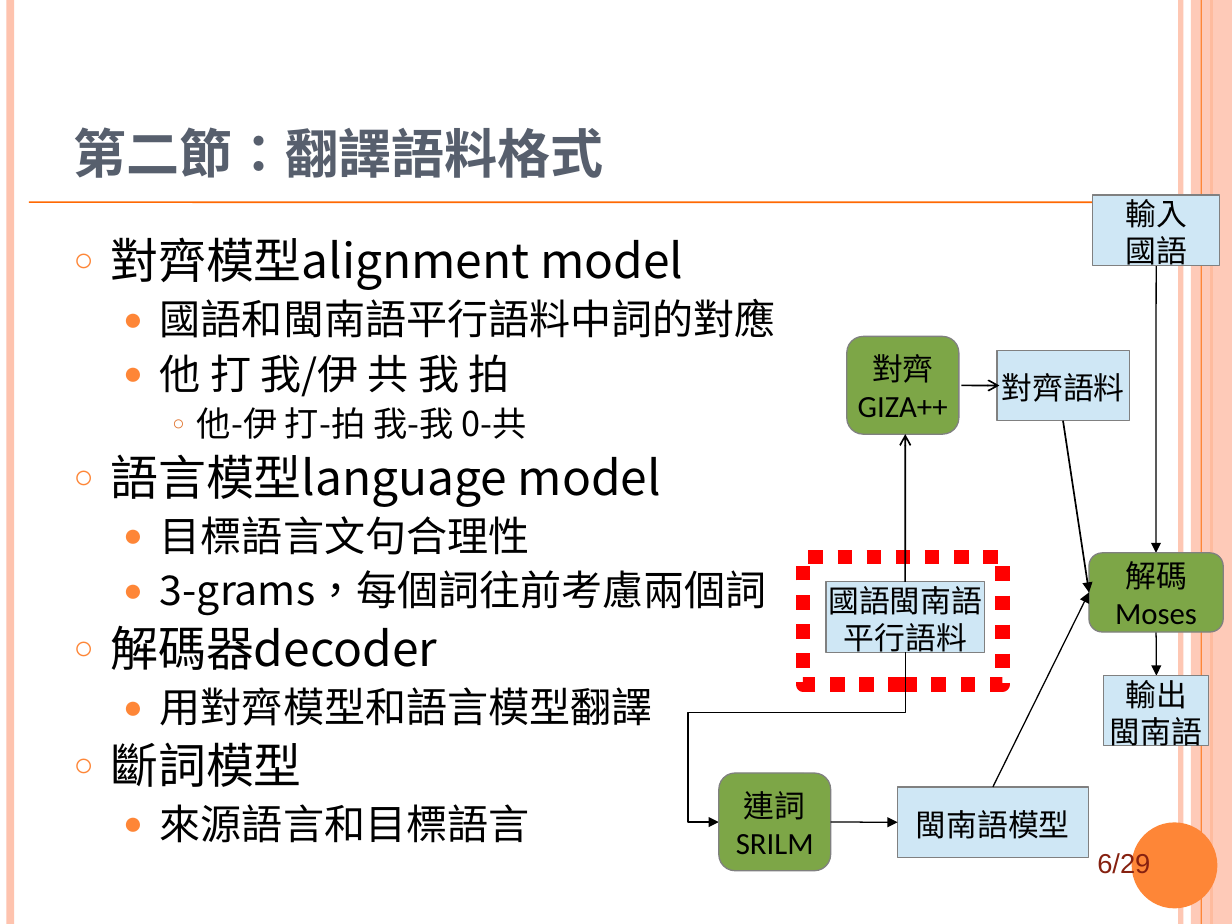
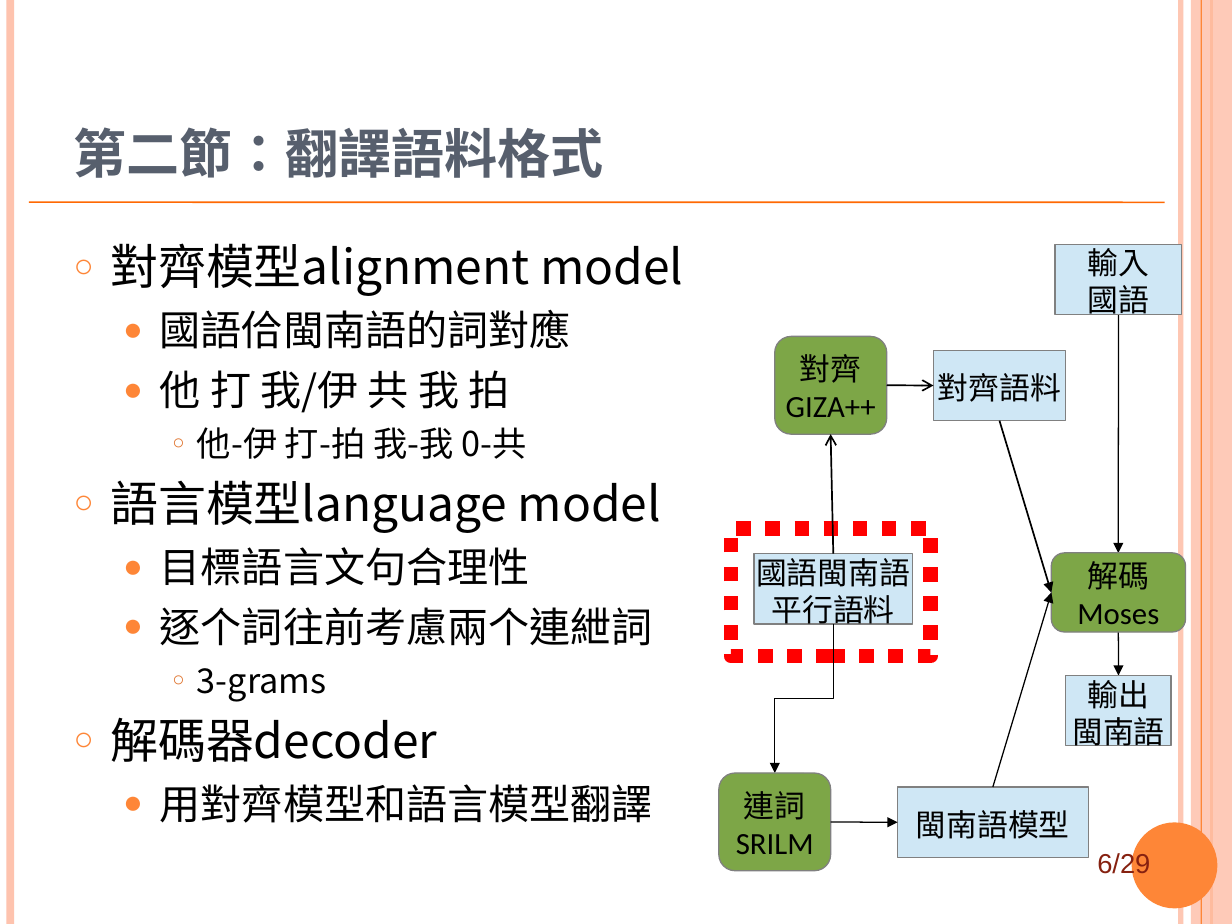
Before and after one commit to sih4sing5hong5/po3-ko3_tau5-iann2-phinn3, a slide deck: slide 6 of 翻譯報告.ppt. Drawn at 1232x924 pixels with LibreOffice and Linux fonts; fonts in the diff are those of the drawing; background and template pictures are left out. Boxes give left, top, right and bottom in pixels: in the first picture for what was removed or moved away, otherwise in the second. Text is boxed around its words. In the diff, an @@ line names an element or a change of style, - is before the commit and + after.

```diff
--- a/翻譯報告.ppt
+++ b/翻譯報告.ppt
@@ text at (110, 243, 683, 823): line spacing 0.9 to 1 @@
@@ rectangle "輸入": place and size @@
-rectangle "輸入" at (1093, 195, 1220, 265)
+rectangle "輸入" at (1055, 244, 1181, 314)
@@ text at (160, 309, 571, 349): text changed @@
-  ● 國語和閩南語平行語料中詞的對應
+  ● 國語佮閩南語的詞對應
@@ arrow moved from (1156, 265) - (1156, 553) to (1119, 314) - (1119, 553) @@
@@ rounded rectangle "對齊": place and size @@
-rounded rectangle "對齊" at (846, 336, 958, 434)
+rounded rectangle "對齊" at (775, 336, 887, 434)
@@ rectangle "對齊語料": place and size @@
-rectangle "對齊語料" at (997, 350, 1129, 420)
+rectangle "對齊語料" at (934, 350, 1066, 420)
@@ arrow moved from (961, 386) - (999, 386) to (887, 386) - (934, 386) @@
@@ arrow moved from (906, 582) - (906, 434) to (833, 553) - (830, 434) @@
@@ arrow moved from (1063, 420) - (1089, 593) to (999, 420) - (1051, 593) @@
@@ rectangle: place and size @@
-rectangle at (803, 557, 1003, 684)
+rectangle at (731, 529, 930, 655)
@@ rectangle "國語閩南語": place and size @@
-rectangle "國語閩南語" at (825, 582, 984, 652)
+rectangle "國語閩南語" at (754, 553, 913, 623)
@@ rounded rectangle "解碼": place and size @@
-rounded rectangle "解碼" at (1089, 553, 1223, 632)
+rounded rectangle "解碼" at (1051, 553, 1185, 632)
@@ arrow moved from (993, 787) - (1089, 593) to (993, 787) - (1051, 593) @@
@@ text at (160, 607, 653, 702): text changed @@
-  ● 3-grams，每個詞往前考慮兩個詞
+  ● 逐个詞往前考慮兩个連紲詞
+    ○ 3-grams
@@ elbow arrow moved from (906, 652) - (718, 822) to (833, 623) - (775, 774) @@
@@ arrow moved from (1156, 632) - (1157, 675) to (1119, 632) - (1119, 675) @@
@@ rectangle "輸出": place and size @@
-rectangle "輸出" at (1104, 675, 1210, 745)
+rectangle "輸出" at (1066, 675, 1170, 745)
@@ text at (110, 742, 530, 843): paragraphs removed @@
-○ 斷詞模型
-  ● 來源語言和目標語言
```
Also in this commit, not shown: 15 other slides changed, 2 slides added.
